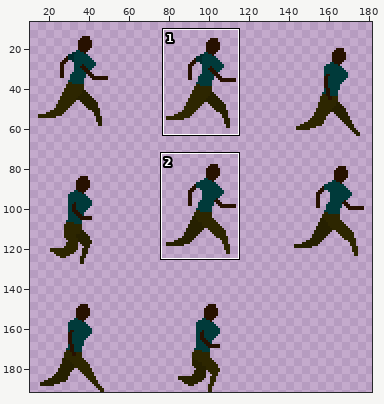
Two states of a sprite sheet, gdx-game-android/assets/hero-running-spritesheet.png. Above, an overview of the earlier version with the close-up marked.
Close-up. First the earlier version:
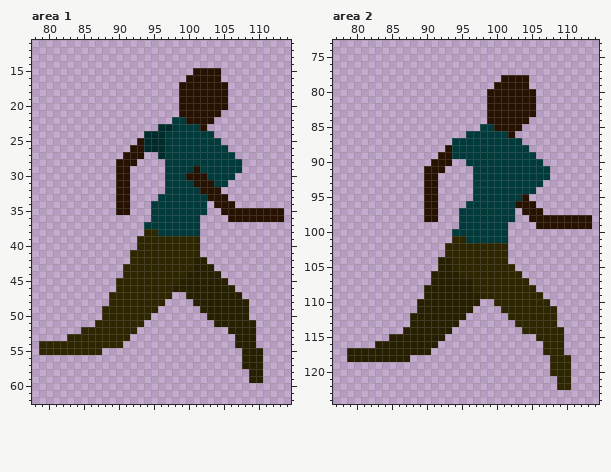
The file is 192x192 pixels. Colours within 5 levels of each other are drawn and written as one. Shown: area 1: x 78..114, y 11..62; area 2: x 77..114, y 73..124. The wide view leaves out empty margins. The commit also changed other parts of the picture, which this record leaves out.
After:
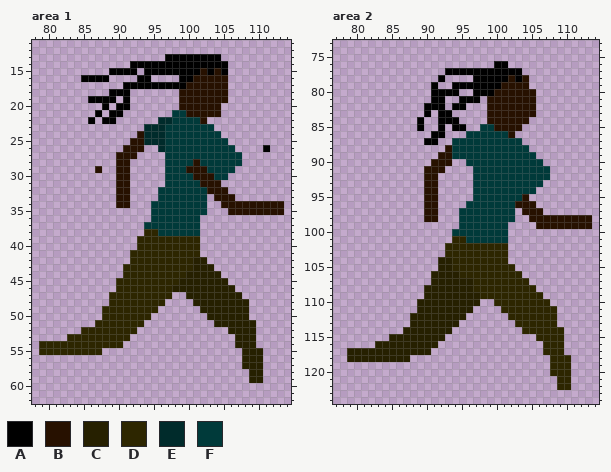
Palette (. is transparent): A #000000  B #271100  C #262000  D #2d2600  E #002b2b  F #003a3a
What changed:
Area 1:
There is now colour A in row 13 at x 97 to 104; in row 14 at x 92 to 105; in row 15 at x 89 to 92, 94 to 100 and 105; in row 16 at x 85 to 88, 93 to 94 and 99; in row 17 at x 91 to 98; in row 18 at x 89 to 91.
There is now colour A in row 19 at x 86 to 89 and 91; in row 20 at x 88 and 90 to 91; in row 21 at x 87 and 89 to 90; in row 22 at x 86 and 88 to 89; in row 26 at x 111.
The edit turns colour B into colour A in row 15 at x 101 and 103; in row 16 at x 100; in row 17 at x 99.
There is now colour B in row 16 at x 105; in row 24 at x 93; in row 25 at x 92; in row 26 at x 91; in row 27 at x 90; in row 29 at x 87.
There is now colour B in row 32 at x 105; in row 33 at x 106; in row 34 at x 107 to 113.
The edit turns colour F into colour B in row 28 at x 101; in row 29 at x 100 and 102; in row 30 at x 103; in row 31 at x 104.
There is now colour E in row 22 at x 96 to 97; in row 23 at x 94 to 95.
There is now colour F in row 21 at x 98; in row 23 at x 103; in row 24 at x 104; in row 25 at x 105; in row 26 at x 106; in row 27 at x 107.
There is now colour F in row 32 at x 96.
The edit turns colour B into colour F in row 21 at x 99; in row 22 at x 100 to 101; in row 23 at x 102; in row 30 at x 100; in row 31 at x 101; in row 32 at x 102.
The edit turns colour E into colour F in row 23 at x 97.
Colour B is removed in row 20 at x 105; in row 22 at x 103; in row 27 at x 93; in row 28 at x 92; in row 33 at x 103; in row 34 at x 104.
Colour B is removed in row 35 at x 90 to 91 and 105; in row 36 at x 106 to 113.
Colour E is removed in row 26 at x 94 to 95; in row 27 at x 96.
Colour F is removed in row 29 at x 107; in row 30 at x 106; in row 31 at x 105.
Area 2:
There is now colour A in row 76 at x 100 to 101; in row 77 at x 93 to 103; in row 78 at x 92 and 97 to 100; in row 79 at x 91 and 94 to 99; in row 80 at x 91 to 94 and 97 to 98; in row 81 at x 91 to 92 and 95 to 97.
There is now colour A in row 82 at x 90 to 92 and 94 to 95; in row 83 at x 90 and 92 to 93; in row 84 at x 89 and 92 to 94; in row 85 at x 89, 92 and 94 to 95; in row 86 at x 91 to 92; in row 87 at x 90 to 91.
The edit turns colour B into colour A in row 78 at x 101 and 103; in row 79 at x 100; in row 80 at x 99.
